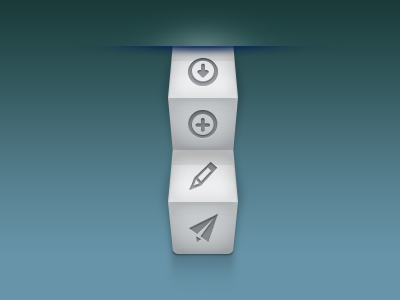
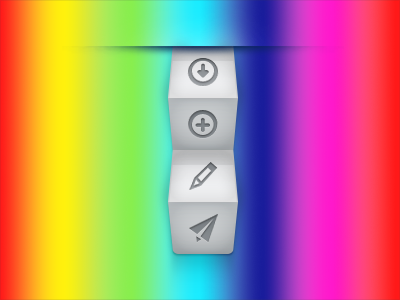
Layered file, before and after one edit (400px x 300px). Changes by layer:
pixels changed over [0, 0, 400, 300] (layer not identified)
